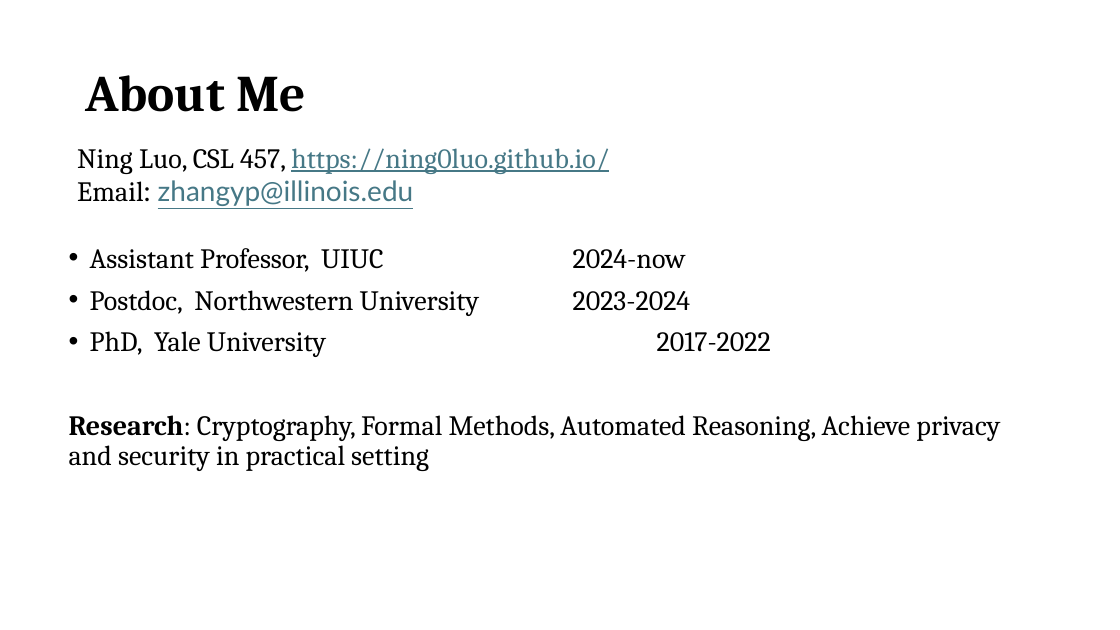
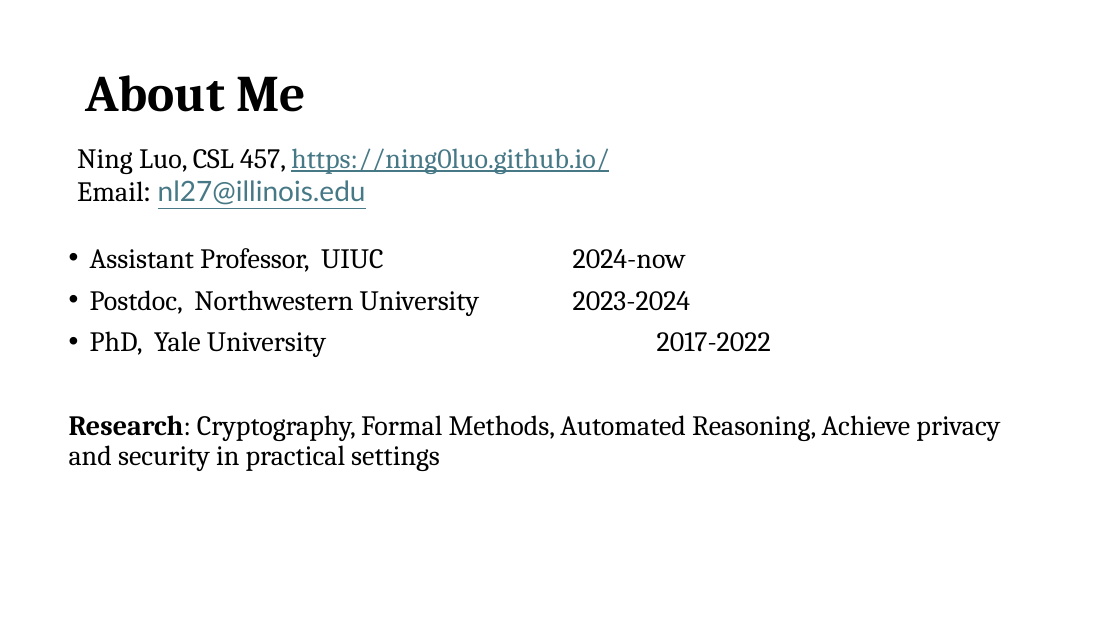
Before and after one commit to Ning0Luo/ning0luo.github.io, a slide deck: slide 2 of ece407/407-4562870-2026/lec1.pptx. Drawn at 1120x630 pixels with LibreOffice and Linux fonts; fonts in the diff are those of the drawing. Boxes give left, top, right and bottom in pixels: in the first picture for what was removed or moved away, otherwise in the second. Text is boxed around its words. In the diff, an @@ line names an element or a change of style, - is before the commit and + after.

```diff
--- a/ece407/407-4562870-2026/lec1.pptx
+++ b/ece407/407-4562870-2026/lec1.pptx
@@ text at [77, 180, 366, 205]: text changed @@
-Email: zhangyp@illinois.edu
+Email: nl27@illinois.edu
@@ text at [69, 415, 1000, 471]: text changed @@
-Research: Cryptography, Formal Methods, Automated Reasoning, Achieve privacy and security in practical setting
+Research: Cryptography, Formal Methods, Automated Reasoning, Achieve privacy and security in practical settings
```
Also in this commit, not shown: 10 other slides changed, 2 slides added, 1 slide removed, 12 other files.
